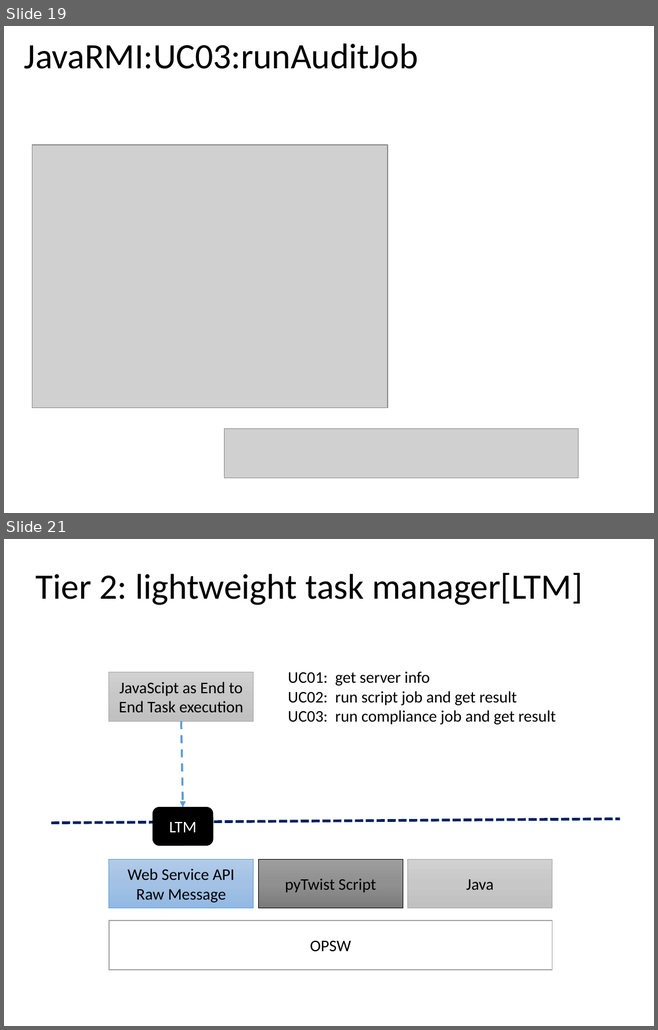
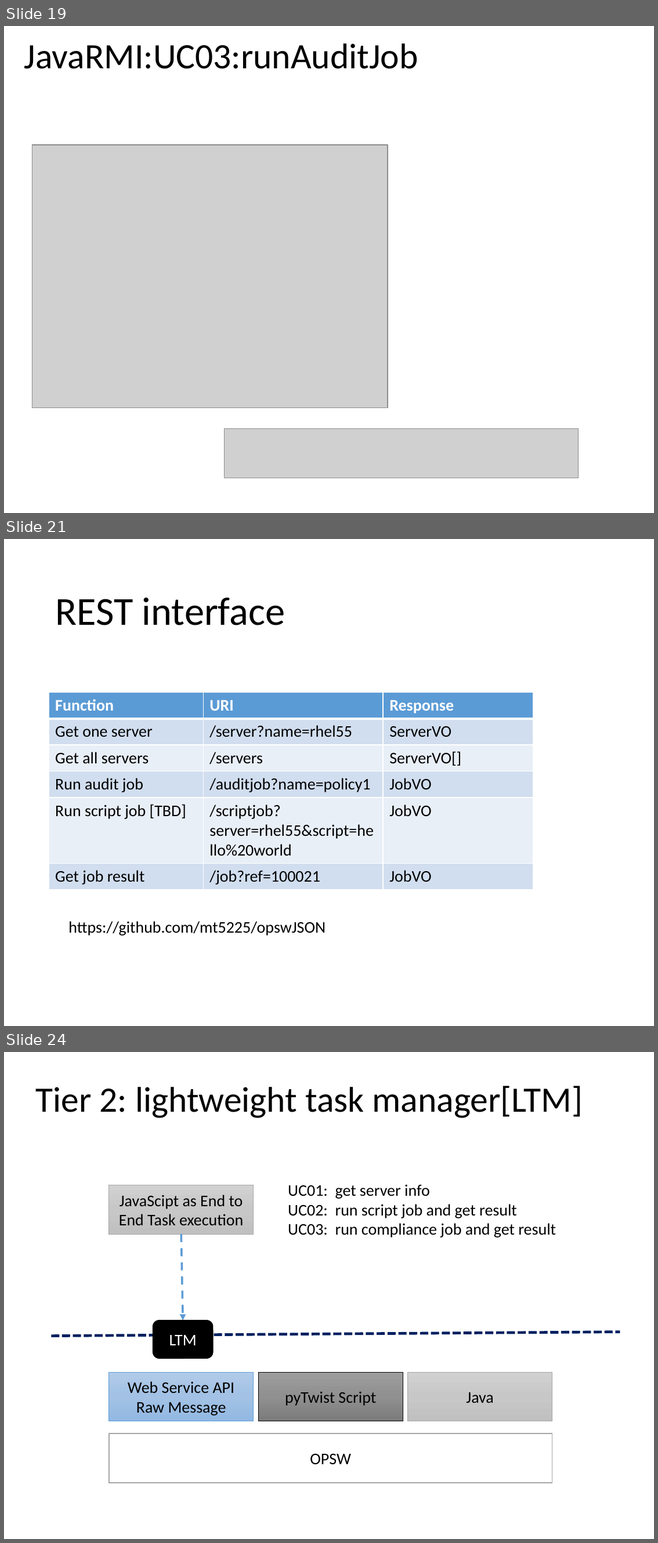
Before and after one commit to mt5225/opswpoc, a slide deck: doc/Poc Plan.pptx. Shown one above the other, each under a label of ours: slides 19 and 21 before the commit, slides 19, 21 and 24 after it; the slides between them are not shown. The pictures are 658x1030 and 658x1543 pixels, drawn with LibreOffice and Linux fonts; fonts in the diff are those of the drawing; grey boxes stand for pictures. Boxes give left, top, right and bottom in pixels: in the first picture for what was removed or moved away, otherwise in the second. Text is boxed around its words. In the diff, an @@ line names an element or a change of style, - is before the commit and + after.

Commit message:
add json javarmi

```diff
--- a/doc/Poc Plan.pptx
+++ b/doc/Poc Plan.pptx
@@ slide 21 added at bbox=[4, 539, 654, 1026], background #FFFFFF @@
@@ title added at bbox=[55, 598, 285, 625], 44 pt, text #000000 @@
+REST interface
@@ table added at bbox=[49, 692, 534, 887], 6 rows, 3 columns @@
+Function | URI | Response
+Get one server | /server?name=rhel55 | ServerVO
+Get all servers | /servers | ServerVO[]
+Run audit job | /auditjob?name=policy1 | JobVO
+Run script job [TBD] | /scriptjob?server=rhel55&script=hello%20world | JobVO
+Get job result | /job?ref=100021 | JobVO
@@ text added at bbox=[68, 921, 325, 936], 18 pt, text #000000 @@
+https://github.com/mt5225/opswJSON
@@ what was slide 21 is now slide 24 @@
```
Also in this commit, not shown: 1 slide changed, 2 other slides added, 2 other files.
